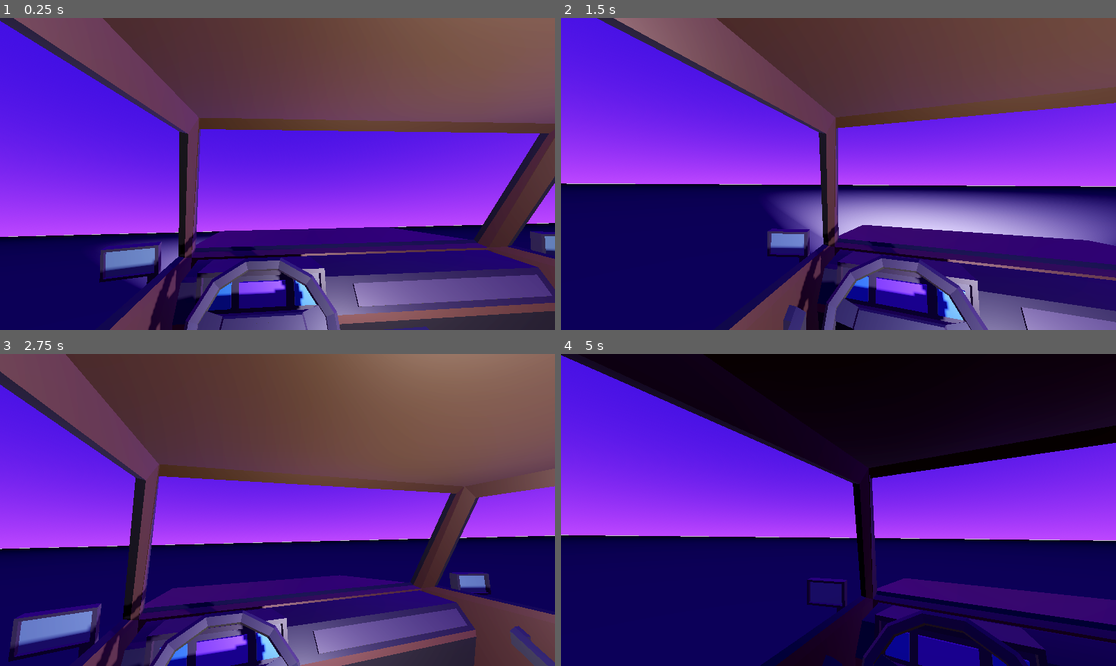
Above: before the commit, frames 1-4 (two rows, left to right).
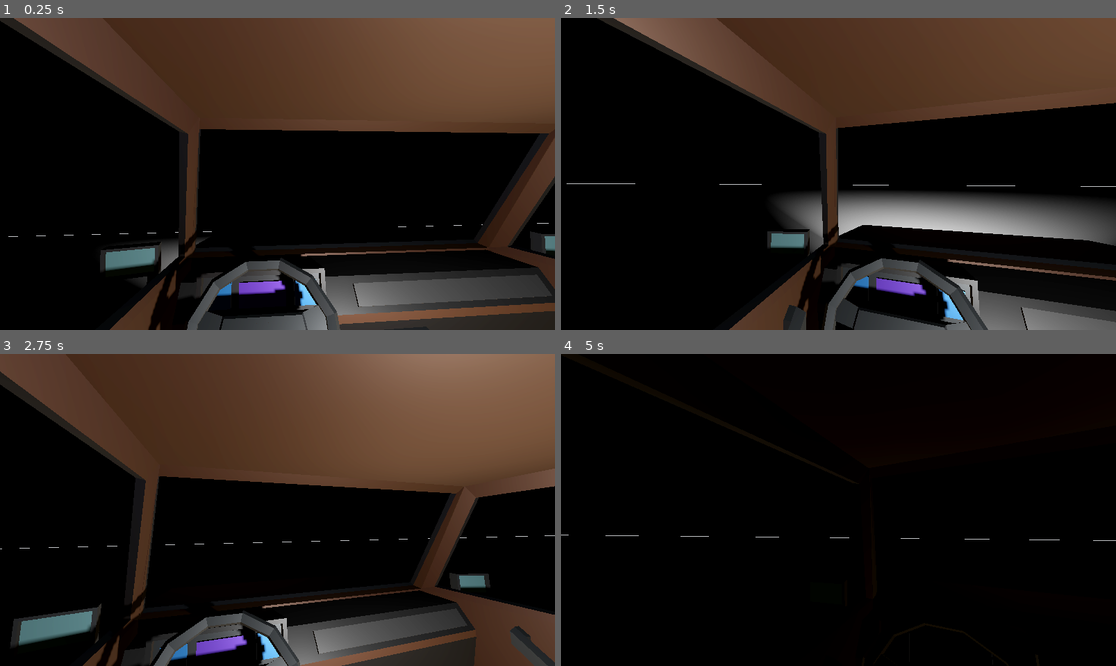
Above: after the commit, the same moments.

Repository: FOSS-Supremacy/solipsism
Game: Godot game, scene res://scenes/single_player.tscn
Two runs of this game, one before a commit and one after it. Both use one fixed random seed, a clock stepped at 60 frames per second and the inputs below.
Inputs (mouse positions are in pixels of both pictures, inside the frame that each line leads up to):
- Up to frame 1 (0.25 s): no input
- Up to frame 2 (1.5 s): tap Enter (ui_accept) at 0.5, 0.77 s; move the mouse to (866, 174) at 0.52 s; hold Right (right) 0.53-1.28 s; tap Down (break) at 0.6 s; click (866, 174) at 0.67 s; move the mouse to (810, 174) at 1.27 s; hold Left (left) from 1.28 s (still down); tap - (decrease_music_volume) at 1.35 s
- Up to frame 3 (2.75 s): tap Enter (ui_accept) at 1.52 s; move the mouse to (288, 503) at 2.02 s; release Left (left) at 2.03 s; hold Right (right) from 2.03 s (still down); tap Z (external_lights) at 2.1 s
- Up to frame 4 (5 s): move the mouse to (832, 516) at 2.77 s; tap = (increase_music_volume) at 2.85 s; click (832, 516) at 2.92 s; tap Enter (ui_accept) at 3.02, 3.5, 3.77, 4.52 s; move the mouse to (877, 513) at 3.52 s; release Right (right) at 3.53 s; hold Left (left) from 3.53 s (still down); tap X (internal_light) at 3.6 s; move the mouse to (794, 506) at 4.27 s; tap Up (run) at 4.35 s

The runs differ from the first frame. In frame 1, 82% of the frame differs, in the area x 0-100%, y 0-100%; in frame 2, 86%; in frame 3, 69%; in frame 4, 77%.

Commit message:
Some changes

Diff:
--- a/project.godot
+++ b/project.godot
@@ -67,14 +67,9 @@
 "events": [Object(InputEventKey,"resource_local_to_scene":false,"resource_name":"","device":-1,"window_id":0,"alt_pressed":false,"shift_pressed":false,"ctrl_pressed":false,"meta_pressed":false,"pressed":false,"keycode":0,"physical_keycode":32,"key_label":0,"unicode":32,"echo":false,"script":null)
 ]
 }
-next_song={
+next_music={
 "deadzone": 0.5,
 "events": [Object(InputEventKey,"resource_local_to_scene":false,"resource_name":"","device":-1,"window_id":0,"alt_pressed":false,"shift_pressed":false,"ctrl_pressed":false,"meta_pressed":false,"pressed":false,"keycode":0,"physical_keycode":69,"key_label":0,"unicode":101,"echo":false,"script":null)
-]
-}
-previous_song={
-"deadzone": 0.5,
-"events": [Object(InputEventKey,"resource_local_to_scene":false,"resource_name":"","device":-1,"window_id":0,"alt_pressed":false,"shift_pressed":false,"ctrl_pressed":false,"meta_pressed":false,"pressed":false,"keycode":0,"physical_keycode":81,"key_label":0,"unicode":113,"echo":false,"script":null)
 ]
 }
 increase_music_volume={
--- a/scenes/world.tscn
+++ b/scenes/world.tscn
@@ -1,8 +1,8 @@
 [gd_scene load_steps=7 format=3 uid="uid://dnxwox43mmj07"]
 
 [sub_resource type="ProceduralSkyMaterial" id="ProceduralSkyMaterial_y1qc1"]
-sky_top_color = Color(0.20109, 0.0758417, 0.790048, 1)
-sky_horizon_color = Color(0.603964, 0.229694, 1, 1)
+sky_top_color = Color(0, 0, 0, 1)
+sky_horizon_color = Color(0, 0, 0, 1)
 
 [sub_resource type="Sky" id="Sky_37lfr"]
 sky_material = SubResource("ProceduralSkyMaterial_y1qc1")
@@ -15,7 +15,7 @@
 tonemap_mode = 2
 glow_enabled = true
 fog_enabled = true
-fog_light_color = Color(0.00431982, 0.000907986, 0.0422762, 1)
+fog_light_color = Color(0.00392157, 0, 0, 1)
 fog_light_energy = 3.02
 
 [sub_resource type="StandardMaterial3D" id="StandardMaterial3D_nqphy"]
--- a/scripts/music.gd
+++ b/scripts/music.gd
@@ -2,7 +2,7 @@
 
 @onready var speakers = [ $back_left_speaker, $back_right_speaker, $front_left_speaker, $front_right_speaker ]
 
-func _physics_process(_delta):
+func _input(_event):
 	if Input.is_action_just_pressed("play_pause_music"):
 		for speaker in speakers:
 			speaker.playing = not speaker.playing
@@ -13,14 +13,3 @@
 	if Input.is_action_just_pressed("increase_music_volume"):
 		for speaker in speakers:
 			speaker.unit_size = speaker.unit_size + 0.2
-
-#func load_audio_files():
-	#var dir = DirAccess.open("res://music")
-	#if dir:
-		#dir.list_dir_begin()
-	#var file_name = dir.get_next()
-	#while file_name != "":
-		#if ".mp3" in file_name:
-			#for speaker in speakers:
-				#speaker.stream = load(file_name)
-				#file_name = dir.get_next()
